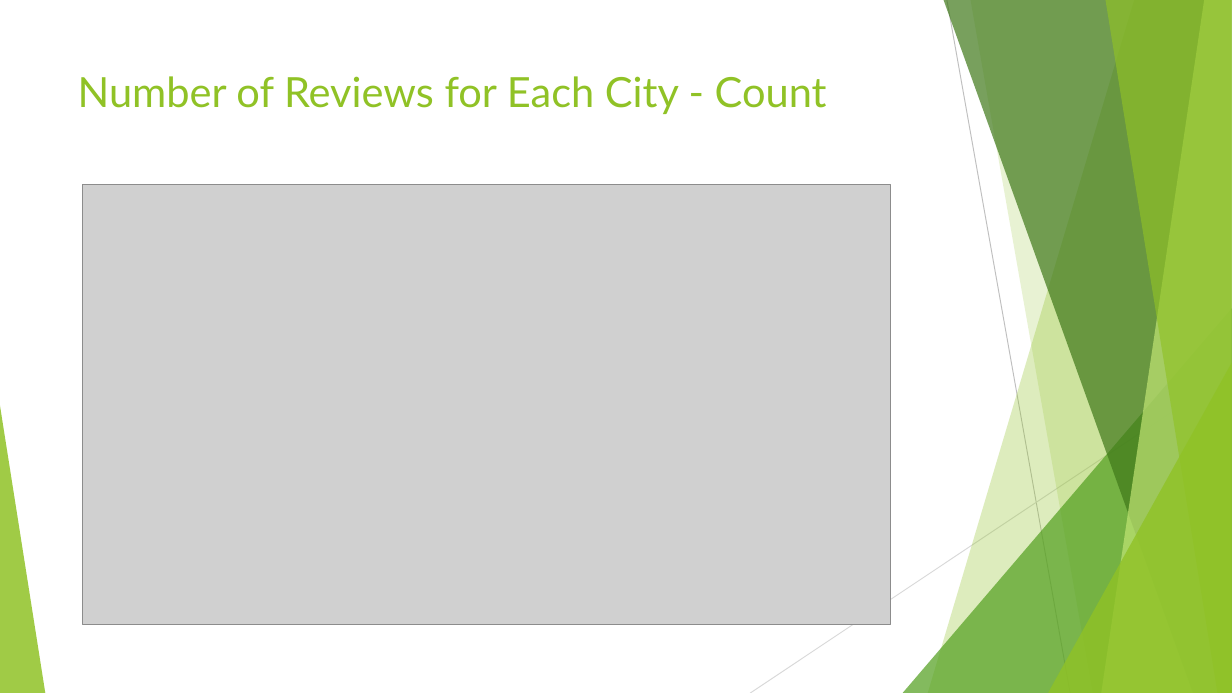
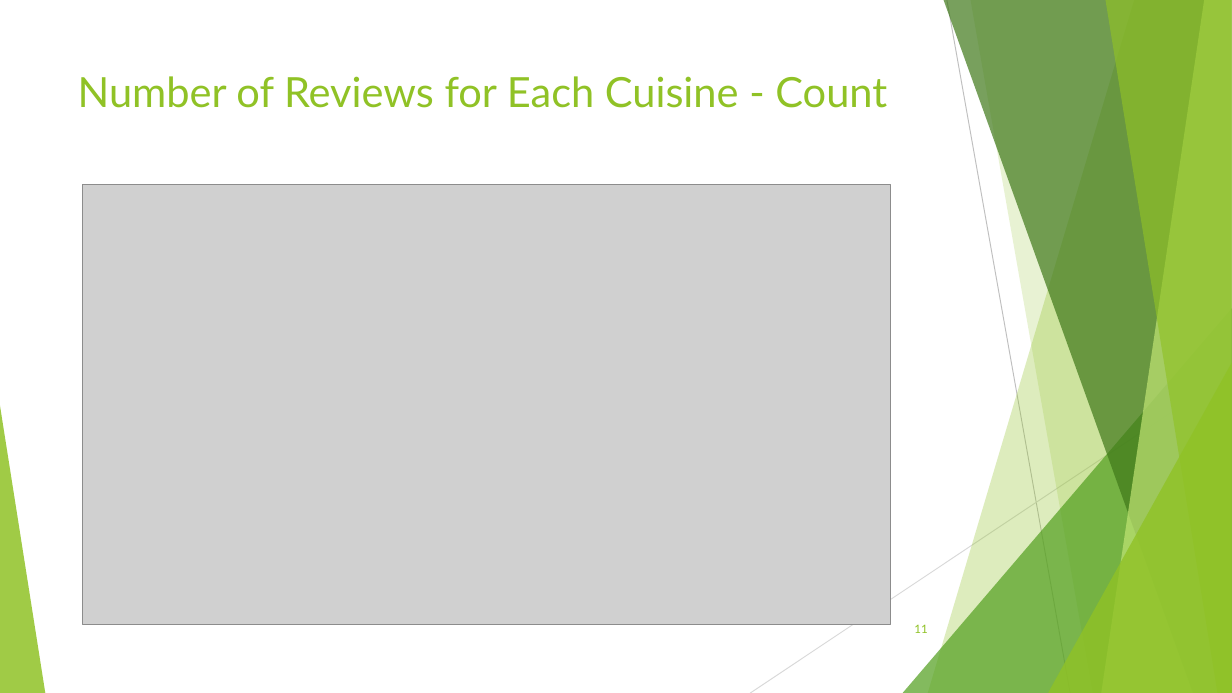
Before and after one commit to Cnw695/Project_1, a slide deck: slide 11 of final_project_one_slides.pptx. Drawn at 1232x693 pixels with LibreOffice and Linux fonts; fonts in the diff are those of the drawing; grey boxes stand for pictures. Boxes give left, top, right and bottom in pixels: in the first picture for what was removed or moved away, otherwise in the second. Text is boxed around its words. In the diff, an @@ line names an element or a change of style, - is before the commit and + after.

```diff
--- a/final_project_one_slides.pptx
+++ b/final_project_one_slides.pptx
@@ title at (78,76,887,108): text changed @@
-Number of Reviews for Each City - Count
+Number of Reviews for Each Cuisine - Count
@@ page number added at (914,624,927,633), 9 pt, text #90C226 @@
+11
```
Also in this commit, not shown: 12 other slides changed, 13 slides added, 12 slides removed, 10 other files.
